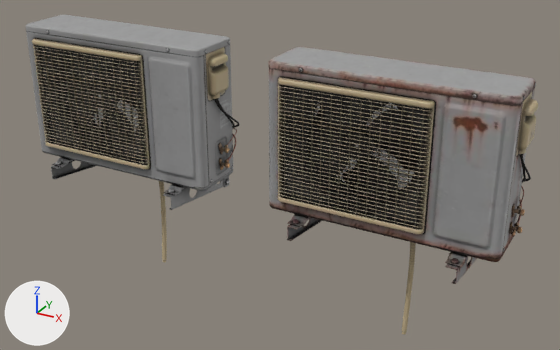
What one commit did to the glTF model assets/props/exterior_aircon_unit.glb.
Before and after are seen from a 50 mm lens placed at (1.257, -2.082, 1.23), pointed at (0.073, 0.07, 0.154). Arrows for +X, +Y and +Z are at lower left; the lights stay in place. The older version comes first. Where no turn or scale is listed for an object, it has been applied to the vertices. Vertices at exactly the same position are counted once.

Names of what the first picture shows: 'exterior_aircon_unit', 'exterior_aircon_unit_rusted'.
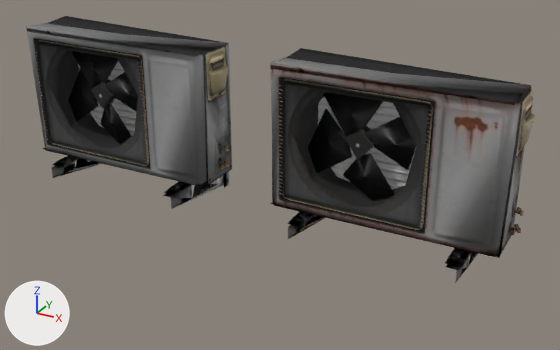
Where the newer file only moved an object's origin or applied its transform, the numbers keep the older frame.

Changed parts and their boxes (x1, y1, x2, y2) in the pictures (560 x 350 px):
'exterior_aircon_unit_rusted', reshaped (18% shorter): before (269, 47, 538, 335); after (270, 48, 536, 283)
'exterior_aircon_unit', reshaped (22% shorter): before (26, 15, 240, 263); after (26, 16, 232, 209)
part 1 of me_exterior_aircon_unit, deleted: before (37, 30, 240, 263)
part 2 of me_exterior_aircon_unit, deleted: before (26, 15, 233, 210)
part 3 of me_exterior_aircon_unit_rusted, deleted: before (284, 68, 536, 335)
part 4 of me_exterior_aircon_unit_rusted, deleted: before (269, 47, 538, 284)

Diff of the bpy script that builds the scene:
```diff
--- a/assets/props/exterior_aircon_unit.glb.py
+++ b/assets/props/exterior_aircon_unit.glb.py
@@ me_exterior_aircon_unit @@
 # used by ob_exterior_aircon_unit; location = (-0.493, 0.029, 0.144)
-me_exterior_aircon_unit.from_pydata(...)  # 5363 vertices, 9493 faces; spans x -0.4..0.4, y -0.187..0.187, z -0.464..0.464
+me_exterior_aircon_unit.from_pydata(...)  # 646 vertices, 815 faces; spans x -0.398..0.398, y -0.187..0.187, z -0.144..0.459
+# me_exterior_aircon_unit part 1: 55 loose pieces with 1395 vertices, spanning x -0.387..0.393, y -0.17..0.167, z -0.464..0.458, are deleted
+# me_exterior_aircon_unit part 2: 3322 vertices removed from x -0.4..0.4, y -0.187..0.187, z -0.144..0.464
 me_exterior_aircon_unit.materials.append(mat_exterior_aircon_unit_01)
@@ me_exterior_aircon_unit_rusted @@
 # used by ob_exterior_aircon_unit_rusted; location = (0.507, 0.029, 0.144)
-me_exterior_aircon_unit_rusted.from_pydata(...)  # 5363 vertices, 9493 faces; spans x -0.4..0.4, y -0.187..0.187, z -0.464..0.464
+me_exterior_aircon_unit_rusted.from_pydata(...)  # 646 vertices, 815 faces; spans x -0.398..0.398, y -0.187..0.187, z -0.144..0.459
+# me_exterior_aircon_unit_rusted part 3: 55 loose pieces with 1395 vertices, spanning x -0.387..0.393, y -0.17..0.167, z -0.464..0.458, are deleted
+# me_exterior_aircon_unit_rusted part 4: 3322 vertices removed from x -0.4..0.4, y -0.187..0.187, z -0.144..0.464
 me_exterior_aircon_unit_rusted.materials.append(mat_exterior_aircon_unit_rusted_01)
```
